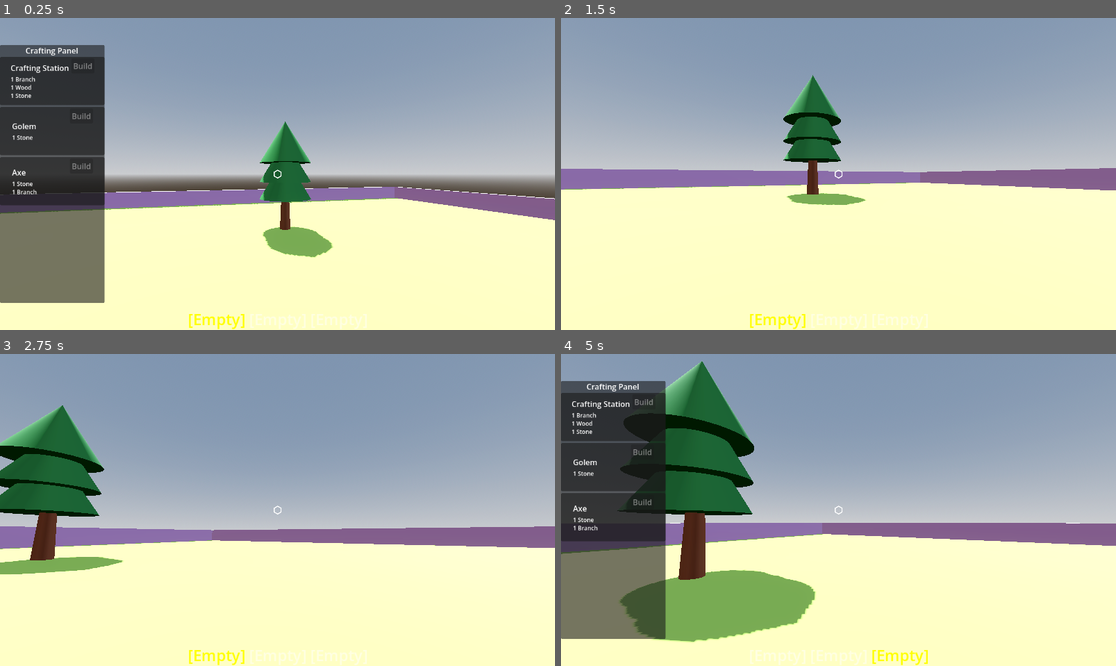
Above: before the commit, frames 1-4 (two rows, left to right).
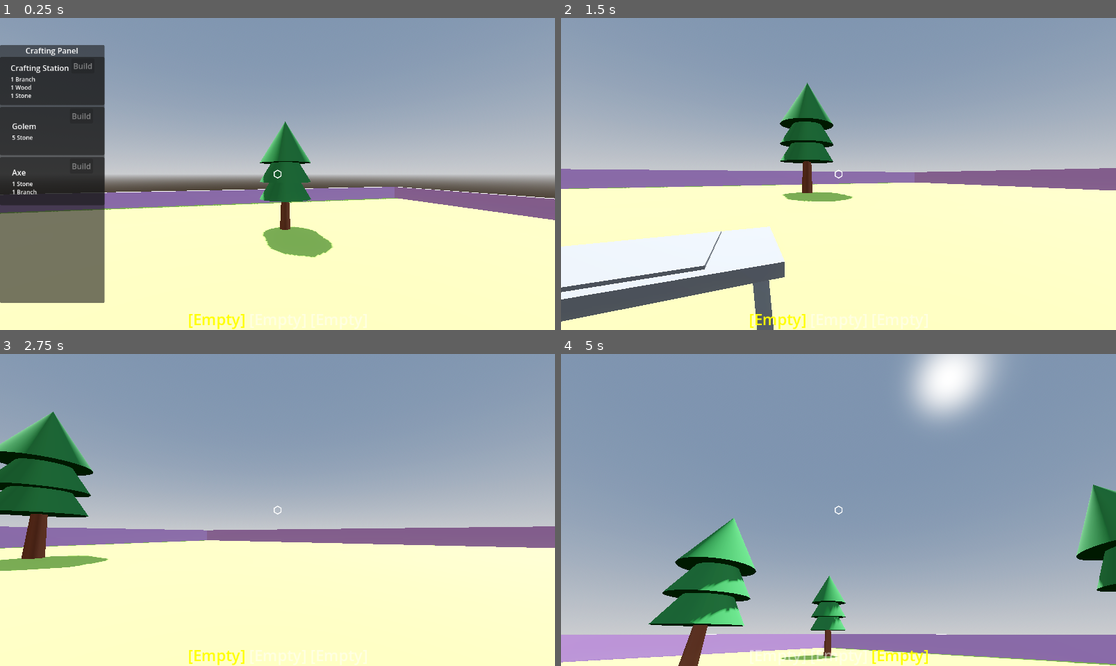
Above: after the commit, the same moments.

Repository: VrituuRuby/golem-factory
Game: Godot game, scene res://scenes/world/world.tscn
Same seed, same stepped clock (60 frames per second), same inputs: the game is played once before the commit and once after it.
Inputs (mouse positions are in pixels of both pictures, inside the frame that each line leads up to):
- Up to frame 1 (0.25 s): no input
- Up to frame 2 (1.5 s): move the mouse to (866, 174) at 0.52 s; hold W (up) 0.53-1.28 s; click (866, 174) at 0.6 s; tap Space (jump) at 0.77 s; tap Tab (toggle_build_panel) at 0.8, 1.35 s; move the mouse to (727, 189) at 1.27 s; hold S (down) from 1.28 s (still down)
- Up to frame 3 (2.75 s): tap Space (jump) at 1.52 s; tap X (X, bound only after the commit) at 1.55, 2.1 s; move the mouse to (288, 503) at 2.02 s; release S (down) at 2.03 s; hold W (up) from 2.03 s (still down); click (288, 503) at 2.3 s
- Up to frame 4 (5 s): move the mouse to (832, 516) at 2.77 s; click (832, 516) at 2.85 s; tap Space (jump) at 3.02, 3.77, 4.52 s; tap Tab (toggle_build_panel) at 3.05 s; move the mouse to (1005, 556) at 3.52 s; release W (up) at 3.53 s; hold A (left) from 3.53 s (still down); tap Q (drop) at 3.6 s; tap X (X, bound only after the commit) at 3.8 s; tap Escape (escape, bound only after the commit) at 4.15 s; move the mouse to (672, 463) at 4.27 s; tap Mouse wheel down (scroll_down) at 4.35 s; click (672, 463) at 4.55 s

The runs differ from the first frame. In frame 1, less than 0.1% of the frame differs, in the area x 2-3%, y 37-40%; in frame 2, 10%; in frame 3, 3.0%; in frame 4, 74%, in the area x 0-100%, y 0-100%.

Commit message:
feat: Add crafting station UI and general interface system

Diff:
--- a/buildings/stations/crafting_station/crafting_station.gd
+++ b/buildings/stations/crafting_station/crafting_station.gd
@@ -1,14 +1,31 @@
 extends Workable
 class_name CraftingStation
 
-const item_pickup = preload("res://world/item_pickup/item_pickup.tscn")
+const ITEM_PICKUP_SCN = preload("res://world/item_pickup/item_pickup.tscn")
+const CRAFTING_INTERFACE = preload("res://buildings/stations/crafting_station/ui/interface/crafting_station_inteface.tscn")
+const CRAFTING_STATION_RES = preload("res://items/placeables/placeable_crafting_station.tres")
+
+@export var recipes: Array[CraftingRecipe] = []
 
 @export var selected_recipe: CraftingRecipe = null
 
 var inventory: Dictionary[ItemData, int] = {}
+var max_inventory = 10
+
+var output_quantity = 0;
 
 func _ready():
 	action_name = "Craft"
+
+func set_recipe(recipe: CraftingRecipe) -> void:
+	if selected_recipe:
+		if inventory.size() > 0:
+			print("Inventory not empty, cant change recipe")
+			return
+
+	selected_recipe = recipe
+	update_can_craft()
+	return
 
 func add_item(item: ItemData) -> void:
 	print(item)
@@ -22,12 +39,16 @@
 		print("Item not in recipe")
 		return
 
-	var required_amount = recipe_inputs[item]
-	if inventory.get(item, 0) >= required_amount:
-		print("Already have enough")
+	var total_itens: int;
+	for key in recipe_inputs.keys():
+		total_itens += recipe_inputs.get(key)
+
+	if inventory.size() + 1 > max_inventory:
+		print("Inventory full")
 		return
+
 	inventory[item] = inventory.get(item, 0) + 1
-	# Inventory.remove_item(item, 1)
+	Inventory.remove_selected()
 	update_can_craft()
 
 func update_can_craft():
@@ -51,7 +72,7 @@
 		var amount = selected_recipe.output.get(key)
 
 		for i in range(amount):
-			var item = item_pickup.instantiate() as ItemPickup
+			var item = ITEM_PICKUP_SCN.instantiate() as ItemPickup
 			item.item_data = key
 			item.global_position = pos
 
@@ -59,3 +80,13 @@
 
 	inventory.clear()
 	update_can_craft()
+
+func get_interface_scene() -> PackedScene:
+	return CRAFTING_INTERFACE
+
+func unmount() -> void:
+	var item_pickup_instance = ITEM_PICKUP_SCN.instantiate()
+	item_pickup_instance.global_position = global_position + Vector3(0, 1.5, 0)
+	item_pickup_instance.item_data = CRAFTING_STATION_RES
+	get_parent().add_child(item_pickup_instance)
+	self.queue_free()
--- a/buildings/stations/crafting_station/crafting_station.tres
+++ /dev/null
@@ -1,18 +0,0 @@
-[gd_resource type="Resource" script_class="BuildData" format=3 uid="uid://b85jsel4f1pcv"]
-
-[ext_resource type="PackedScene" uid="uid://cmv6kbt6wusq2" path="res://buildings/stations/crafting_station/crafting_station.tscn" id="1_chngf"]
-[ext_resource type="Script" uid="uid://cg4gop0hq8bt7" path="res://items/item_data.gd" id="1_fq1jt"]
-[ext_resource type="Script" uid="uid://m6q54fj73t3d" path="res://scripts/data/build_data.gd" id="2_7mukv"]
-[ext_resource type="Resource" uid="uid://btujepeutb7ge" path="res://items/resources/stone.tres" id="3_mhm6f"]
-[ext_resource type="Resource" uid="uid://b0fufm160to34" path="res://items/resources/wood.tres" id="4_yd2or"]
-
-[resource]
-script = ExtResource("2_7mukv")
-build = ExtResource("1_chngf")
-input = Dictionary[ExtResource("1_fq1jt"), int]({
-ExtResource("3_mhm6f"): 10,
-ExtResource("4_yd2or"): 20
-})
-name = "Crafting"
-required_work = 10
-metadata/_custom_type_script = "uid://m6q54fj73t3d"
--- a/buildings/stations/crafting_station/crafting_station.tscn
+++ b/buildings/stations/crafting_station/crafting_station.tscn
@@ -3,12 +3,15 @@
 [ext_resource type="ArrayMesh" uid="uid://biwdur8n5w1hn" path="res://assets/placeholder/crafting_station.obj" id="1_k04gj"]
 [ext_resource type="Script" uid="uid://5vckuiwuev50" path="res://buildings/stations/crafting_station/crafting_station.gd" id="1_og0c8"]
 [ext_resource type="Resource" uid="uid://bj663auftfqgu" path="res://crafting/recipes/planks_recipe.tres" id="2_bd042"]
+[ext_resource type="Script" uid="uid://d2foyp2cef3ee" path="res://crafting/crafting_recipe.gd" id="2_n5t67"]
+[ext_resource type="Resource" uid="uid://qrj85a328iu3" path="res://crafting/recipes/golem_recipe.tres" id="3_asykb"]
 
 [sub_resource type="BoxShape3D" id="BoxShape3D_uvf4b"]
 size = Vector3(2, 1, 1)
 
 [node name="CraftingStation" type="StaticBody3D" unique_id=42935572]
 script = ExtResource("1_og0c8")
+recipes = Array[ExtResource("2_n5t67")]([ExtResource("3_asykb")])
 selected_recipe = ExtResource("2_bd042")
 
 [node name="CollisionShape3D" type="CollisionShape3D" parent="." unique_id=1885162724]
--- /dev/null
+++ b/buildings/stations/crafting_station/ui/interface/crafting_station_inteface.gd
@@ -0,0 +1,67 @@
+extends Control
+
+@onready var recipe_list: VBoxContainer = $Panel/VBoxContainer
+@onready var description_text: RichTextLabel = $Panel/Panel/RichTextLabel
+@onready var current_itens_list: RichTextLabel = $RichTextLabel
+@onready var set_recipe_btn: Button = $Panel/Button
+
+var recipes: Array[CraftingRecipe] = []
+var selected_recipe: CraftingRecipe = null
+var display_recipe: CraftingRecipe = null
+var crafting_station: CraftingStation = null
+
+func _ready() -> void:
+	set_recipe_btn.connect("pressed", func ():
+		if display_recipe:
+			_set_selected_recipe(display_recipe)
+			self.get_parent()._close_interface()
+	)
+
+func setup(node: Node) -> void:
+	if node is not CraftingStation:
+		return
+
+	crafting_station = node
+
+	recipes = node.recipes
+	update_recipe_list()
+
+	if node.selected_recipe:
+		_set_selected_recipe(node.selected_recipe)
+		_set_display_recipe(node.selected_recipe)
+		update_current_itens()
+
+func _set_display_recipe(recipe: CraftingRecipe) -> void:
+	print(recipe)
+	display_recipe = recipe
+
+	var ingredients_text = "Required Items:"
+
+	var ingredients = recipe.input.keys()
+	for item in ingredients:
+		var amount = recipe.input.get(item)
+		ingredients_text += "\n" + item.name + " x " + str(amount)
+
+	description_text.text = recipe.description + "\n\n" + ingredients_text
+
+func _set_selected_recipe(recipe: CraftingRecipe) -> void:
+	selected_recipe = recipe
+	crafting_station.set_recipe(recipe)
+
+func update_recipe_list() -> void:
+	print(recipe_list)
+	for child in recipe_list.get_children():
+		child.queue_free()
+
+	for recipe in recipes:
+		var recipe_option = Button.new()
+		recipe_option.text = recipe.name
+		recipe_list.add_child(recipe_option)
+
+		recipe_option.connect("pressed", func(): _set_display_recipe(recipe))
+
+func update_current_itens() -> void:
+	current_itens_list.text = ""
+	for item in crafting_station.inventory.keys():
+		var amount = crafting_station.inventory.get(item)
+		current_itens_list.text += item.name + " x " + str(amount) + "\n"
--- /dev/null
+++ b/buildings/stations/crafting_station/ui/interface/crafting_station_inteface.tscn
@@ -0,0 +1,118 @@
+[gd_scene format=3 uid="uid://bnmfd4brf4ei"]
+
+[ext_resource type="Script" uid="uid://bqugi5lilutla" path="res://buildings/stations/crafting_station/ui/interface/crafting_station_inteface.gd" id="1_vq2y3"]
+
+[sub_resource type="StyleBoxFlat" id="StyleBoxFlat_ywf6o"]
+content_margin_left = 8.0
+content_margin_top = 8.0
+content_margin_right = 8.0
+content_margin_bottom = 8.0
+bg_color = Color(0, 0, 0, 0.3254902)
+corner_radius_top_left = 8
+corner_radius_top_right = 8
+corner_radius_bottom_right = 8
+corner_radius_bottom_left = 8
+
+[node name="CraftingStationInteface" type="Control" unique_id=1561177514]
+layout_mode = 3
+anchors_preset = 15
+anchor_right = 1.0
+anchor_bottom = 1.0
+grow_horizontal = 2
+grow_vertical = 2
+script = ExtResource("1_vq2y3")
+
+[node name="Panel" type="Panel" parent="." unique_id=1388309382]
+layout_mode = 1
+anchors_preset = 8
+anchor_left = 0.5
+anchor_top = 0.5
+anchor_right = 0.5
+anchor_bottom = 0.5
+offset_left = -263.89157
+offset_top = -149.0
+offset_right = 263.8916
+offset_bottom = 149.0
+grow_horizontal = 2
+grow_vertical = 2
+theme_override_styles/panel = SubResource("StyleBoxFlat_ywf6o")
+
+[node name="VBoxContainer" type="VBoxContainer" parent="Panel" unique_id=1617972510]
+layout_mode = 1
+anchors_preset = 4
+anchor_top = 0.5
+anchor_bottom = 0.5
+offset_left = 12.891571
+offset_top = -112.0
+offset_right = 258.89157
+offset_bottom = 112.0
+grow_vertical = 2
+
+[node name="Label" type="Label" parent="Panel" unique_id=1282830682]
+layout_mode = 1
+anchors_preset = 5
+anchor_left = 0.5
+anchor_right = 0.5
+offset_left = -69.99997
+offset_top = 10.0
+offset_right = 69.99997
+offset_bottom = 33.0
+grow_horizontal = 2
+text = "Crafting Station"
+horizontal_alignment = 1
+
+[node name="Button" type="Button" parent="Panel" unique_id=428115737]
+layout_mode = 1
+anchors_preset = 3
+anchor_left = 1.0
+anchor_top = 1.0
+anchor_right = 1.0
+anchor_bottom = 1.0
+offset_left = -120.8916
+offset_top = -43.0
+offset_right = -10.891602
+offset_bottom = -12.0
+grow_horizontal = 0
+grow_vertical = 0
+text = "Select Recipe"
+
+[node name="Panel" type="Panel" parent="Panel" unique_id=443771953]
+layout_mode = 0
+offset_left = 273.89157
+offset_top = 46.0
+offset_right = 507.8916
+offset_bottom = 244.0
+
+[node name="RichTextLabel" type="RichTextLabel" parent="Panel/Panel" unique_id=9779889]
+layout_mode = 1
+anchors_preset = 15
+anchor_right = 1.0
+anchor_bottom = 1.0
+offset_left = 12.0
+offset_top = 9.0
+offset_right = -12.0
+offset_bottom = -9.0
+grow_horizontal = 2
+grow_vertical = 2
+text = "Flavor text....
+
+Ingredients
+1x Wood
+..."
+
+[node name="RichTextLabel" type="RichTextLabel" parent="." unique_id=1978346808]
+layout_mode = 1
+anchors_preset = 8
+anchor_left = 0.5
+anchor_top = 0.5
+anchor_right = 0.5
+anchor_bottom = 0.5
+offset_left = 293.0
+offset_top = -23.0
+offset_right = 360.0
+offset_bottom = 23.0
+grow_horizontal = 2
+grow_vertical = 2
+fit_content = true
+scroll_active = false
+autowrap_mode = 0
--- a/crafting/crafting_recipe.gd
+++ b/crafting/crafting_recipe.gd
@@ -2,6 +2,7 @@
 class_name CraftingRecipe
 
 @export var name: String = "No Name"
+@export var description: String = "No Description"
 @export var input: Dictionary[ItemData, int] = {}
 @export var output: Dictionary[ItemData, int] = {}
 
--- a/crafting/recipes/golem_recipe.tres
+++ b/crafting/recipes/golem_recipe.tres
@@ -8,11 +8,12 @@
 [resource]
 script = ExtResource("2_17sse")
 name = "Golem"
+description = "A helping golem made with magic."
 input = Dictionary[ExtResource("1_mpdat"), int]({
-ExtResource("2_16w54"): 1
+ExtResource("2_16w54"): 5
 })
 output = Dictionary[ExtResource("1_mpdat"), int]({
 ExtResource("3_16w54"): 1
 })
-required_work = 5
+required_work = 15
 metadata/_custom_type_script = "uid://d2foyp2cef3ee"
--- a/player/player.gd
+++ b/player/player.gd
@@ -24,6 +24,8 @@
 
 signal display_progress(workable: Workable)
 signal display_tooltip(node: Node)
+signal display_interface(node: Node)
+signal close_interface()
 
 func _ready():
 	Input.mouse_mode = Input.MOUSE_MODE_CAPTURED
@@ -61,27 +63,40 @@
 		Inventory.scroll_slot(-1)
 
 func _process(delta: float) -> void:
+	if Input.is_action_just_pressed("open"):
+		_open_interface()
+
 	if(Input.is_action_just_pressed("action")):
 		_interact()
 		pass
 	if Input.is_action_just_pressed("sub_action"):
 		_interact_secondary()
 
+	if Input.is_action_just_pressed("escape"):
+		emit_signal("close_interface")
+
+
 	var collider := ray_cast.get_collider() as Node
+	if collider == null: return;
 	if collider != current_hovered:
-		if current_hovered:
+		if current_hovered and current_hovered.has_method("set_highlight"):
 			current_hovered.set_highlight(false)
-			current_hovered = null
-			return;
 
-		if collider.has_method("set_highlight"):
-			current_hovered = collider
+		current_hovered = collider
+
+		if current_hovered and current_hovered.has_method("set_highlight"):
 			current_hovered.set_highlight(true)
 
 		if collider.has_method("get_tooltip_scene"):
 			display_tooltip.emit(collider)
 		else:
 			display_tooltip.emit(null)
+
+	if Input.is_action_just_pressed("X"):
+		if collider.has_method("unmount"):
+			collider.unmount()
+
+
 
 func _physics_process(delta: float) -> void:
 	# Add the gravity.
@@ -119,7 +134,15 @@
 	pos.x = cos(t * BOB_FREQUENCY / 2) * BOB_AMPLITUDE
 	return pos
 
+func _open_interface() -> void:
+	if(not ray_cast.is_colliding()): return
+	var collider := ray_cast.get_collider() as Node
+
+	if collider.has_method("get_interface_scene"):
+		display_interface.emit(collider)
+
 func _interact() -> void:
+	if Input.mouse_mode != Input.MOUSE_MODE_CAPTURED: return
 	if(not ray_cast.is_colliding()): return
 	var collider := ray_cast.get_collider() as Node
 
@@ -137,6 +160,8 @@
 				collider.add_item(selected_item)
 
 func _interact_secondary() -> void:
+	if Input.mouse_mode != Input.MOUSE_MODE_CAPTURED: return
+
 	if(not ray_cast.is_colliding()): return
 	var collider := ray_cast.get_collider() as Node
 	if collider is Interactable:
--- a/player/player.tscn
+++ b/player/player.tscn
@@ -182,5 +182,7 @@
 grow_horizontal = 2
 grow_vertical = 2
 
+[connection signal="close_interface" from="." to="CanvasLayer/Control" method="close_interface"]
+[connection signal="display_interface" from="." to="CanvasLayer/Control" method="_on_body_3d_display_interface"]
 [connection signal="display_progress" from="." to="CanvasLayer/Control" method="_on_character_body_3d_display_progress"]
 [connection signal="display_tooltip" from="." to="CanvasLayer/Control" method="_on_body_3d_display_tooltip"]
--- a/player/ui/ui.gd
+++ b/player/ui/ui.gd
@@ -18,6 +18,7 @@
 
 @export var tooltip_pivot: Control
 var current_tooltip: Node = null
+var current_interface: Node = null
 
 func _ready() -> void:
 	Inventory.update.connect(_update_inventory)
@@ -25,18 +26,14 @@
 	update_crafting_panel()
 	_update_inventory()
 
-func _on_body_3d_display_tooltip(node: Node) -> void:
-	if current_tooltip:
-		current_tooltip.queue_free()
-		current_tooltip = null
+func close_interface() -> void:
+	if is_crafting_panel_open:
+		_toggle_build_panel()
+	if current_interface:
+		current_interface.queue_free()
+		current_interface = null
 
-	if node == null:
-		return
-
-	var scene = node.get_tooltip_scene()
-	current_tooltip = scene.instantiate()
-	tooltip_pivot.add_child(current_tooltip)
-	current_tooltip.setup(node)
+	Input.mouse_mode = Input.MOUSE_MODE_CAPTURED
 
 func update_crafting_panel() -> void:
 	for child in recipe_list.get_children():
@@ -88,6 +85,7 @@
 		_toggle_build_panel()
 
 func _toggle_build_panel() -> void:
+	if current_interface: return
 	is_crafting_panel_open = not is_crafting_panel_open
 	if is_crafting_panel_open:
 		Input.mouse_mode = Input.MOUSE_MODE_VISIBLE
@@ -113,3 +111,39 @@
 			_progress_bar.visible = true
 			var progress = float(interactable.work_counter) / float(interactable.required_work) * 100.0
 			_progress_bar.value = progress
+
+func _on_body_3d_display_tooltip(node: Node) -> void:
+	if current_tooltip:
+		current_tooltip.queue_free()
+		current_tooltip = null
+
+	if node == null:
+		return
+
+	var scene = node.get_tooltip_scene()
+	current_tooltip = scene.instantiate()
+	tooltip_pivot.add_child(current_tooltip)
+	current_tooltip.setup(node)
+
+func _on_body_3d_display_interface(node: Node) -> void:
+	if node == null:
+		return
+
+	if current_interface:
+		_close_interface()
+		return
+
+	_close_interface()
+
+	var scene = node.get_interface_scene()
+	var interface = scene.instantiate()
+	current_interface = interface
+	self.add_child(interface)
+	interface.setup(node)
+	Input.mouse_mode = Input.MOUSE_MODE_VISIBLE
+
+func _close_interface() -> void:
+	if current_interface:
+		current_interface.queue_free()
+		current_interface = null
+	Input.mouse_mode = Input.MOUSE_MODE_CAPTURED
--- a/project.godot
+++ b/project.godot
@@ -115,6 +115,21 @@
 "events": [Object(InputEventKey,"resource_local_to_scene":false,"resource_name":"","device":-1,"window_id":0,"alt_press …(192 unchanged characters)…
 ]
 }
+open={
+"deadzone": 0.2,
+"events": [Object(InputEventKey,"resource_local_to_scene":false,"resource_name":"","device":-1,"window_id":0,"alt_pressed":false,"shift_pressed":false,"ctrl_pressed":false,"meta_pressed":false,"pressed":false,"keycode":0,"physical_keycode":69,"key_label":0,"unicode":101,"location":0,"echo":false,"script":null)
+]
+}
+escape={
+"deadzone": 0.2,
+"events": [Object(InputEventKey,"resource_local_to_scene":false,"resource_name":"","device":16,"window_id":0,"alt_pressed":false,"shift_pressed":false,"ctrl_pressed":false,"meta_pressed":false,"pressed":false,"keycode":0,"physical_keycode":4194305,"key_label":0,"unicode":0,"location":0,"echo":false,"script":null)
+]
+}
+X={
+"deadzone": 0.2,
+"events": [Object(InputEventKey,"resource_local_to_scene":false,"resource_name":"","device":-1,"window_id":0,"alt_pressed":false,"shift_pressed":false,"ctrl_pressed":false,"meta_pressed":false,"pressed":false,"keycode":0,"physical_keycode":88,"key_label":0,"unicode":120,"location":0,"echo":false,"script":null)
+]
+}
 
 [layer_names]
 
--- a/scenes/world/world.tscn
+++ b/scenes/world/world.tscn
@@ -7,6 +7,7 @@
 [ext_resource type="Resource" uid="uid://h1e1qvi7kq7l" path="res://items/resources/tree_branch.tres" id="5_bq33v"]
 [ext_resource type="Resource" uid="uid://btujepeutb7ge" path="res://items/resources/stone.tres" id="5_v5dby"]
 [ext_resource type="Resource" uid="uid://b0fufm160to34" path="res://items/resources/wood.tres" id="7_j2gmx"]
+[ext_resource type="PackedScene" uid="uid://cmv6kbt6wusq2" path="res://buildings/stations/crafting_station/crafting_station.tscn" id="8_j2gmx"]
 
 [sub_resource type="ProceduralSkyMaterial" id="ProceduralSkyMaterial_nnsk1"]
 sky_horizon_color = Color(0.66224277, 0.6717428, 0.6867428, 1)
@@ -130,3 +131,6 @@
 [node name="ItemPickup12" parent="." unique_id=896211882 instance=ExtResource("4_v5dby")]
 transform = Transform3D(1, 0, 0, 0, 1, 0, 0, 0, 1, 1, 1, -4)
 item_data = ExtResource("7_j2gmx")
+
+[node name="CraftingStation" parent="." unique_id=42935572 instance=ExtResource("8_j2gmx")]
+transform = Transform3D(1, 0, 0, 0, 1, 0, 0, 0, 1, 0, 0, 2)
Not shown, added: buildings/stations/crafting_station/ui/interface/crafting_station_inteface.gd.uid
Renamed: buildings/stations/crafting_station/CraftingStationTooltip.tscn -> buildings/stations/crafting_station/ui/tooltip/CraftingStationTooltip.tscn
